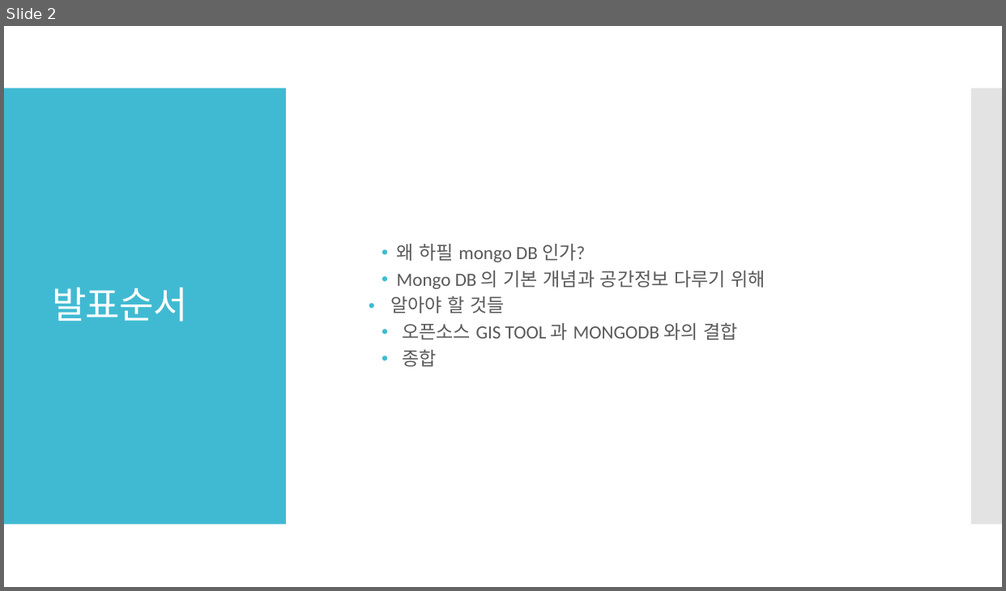
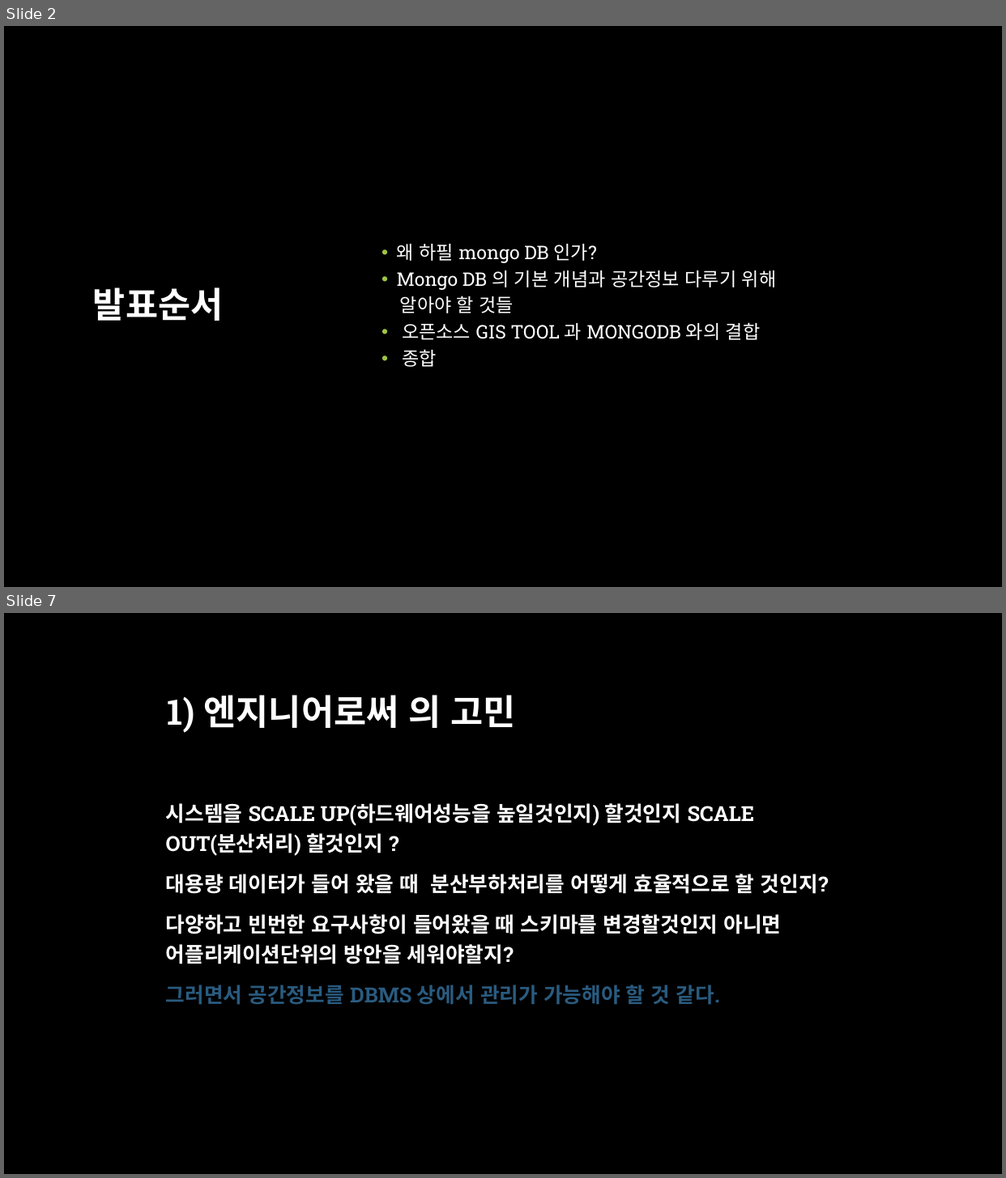
Before and after one commit to aliasgis/OSGEO, a slide deck: Mongodb 와 공간정보.pptx. Shown one above the other, each under a label of ours: slide 2 before the commit, slides 2 and 7 after it; the slides between them are not shown. The pictures are 1006x591 and 1006x1178 pixels, drawn with LibreOffice and Linux fonts; fonts in the diff are those of the drawing. Boxes give left, top, right and bottom in pixels: in the first picture for what was removed or moved away, otherwise in the second. Text is boxed around its words. In the diff, an @@ line names an element or a change of style, - is before the commit and + after.

```diff
--- a/Mongodb 와 공간정보.pptx
+++ b/Mongodb 와 공간정보.pptx
@@ slide 7 added at [4, 613, 1002, 1174], background #000000 @@
@@ title added at [168, 695, 516, 733], 34 pt, text #FFFFFF, bold @@
+1) 엔지니어로써 의 고민
@@ text added at [166, 803, 829, 1004], 20 pt, text #FFFFFF, bold @@
+시스템을 SCALE UP(하드웨어성능을 높일것인지) 할것인지 SCALE OUT(분산처리) 할것인지 ?
+대용량 데이터가 들어 왔을 때 분산부하처리를 어떻게 효율적으로 할 것인지?
+다양하고 빈번한 요구사항이 들어왔을 때 스키마를 변경할것인지 아니면 어플리케이션단위의 방안을 세워야할지?
+그러면서 공간정보를 DBMS 상에서 관리가 가능해야 할 것 같다.
@@ slide 2 changed as well @@
@@ background #FFFFFF to #000000 @@
@@ rectangle removed at [4, 88, 286, 525] @@
@@ rectangle removed at [971, 88, 1002, 525] @@
@@ title "발표순서" at [93, 288, 223, 321]: size 36 to 34 pt, font Calibri to Roboto Slab, letter spacing -0.6 to 0 pt, bold on; alignment left to centre @@
@@ text "왜 하필 mongo DB 인가?" at [397, 244, 777, 367]: font Calibri to Roboto Slab, text colour #595959 to #FFFFFF; bullet colour #40BAD2 to #9EC544; bullet • to none @@
```
Also in this commit, not shown: 3 other slides changed, 4 other slides added.
